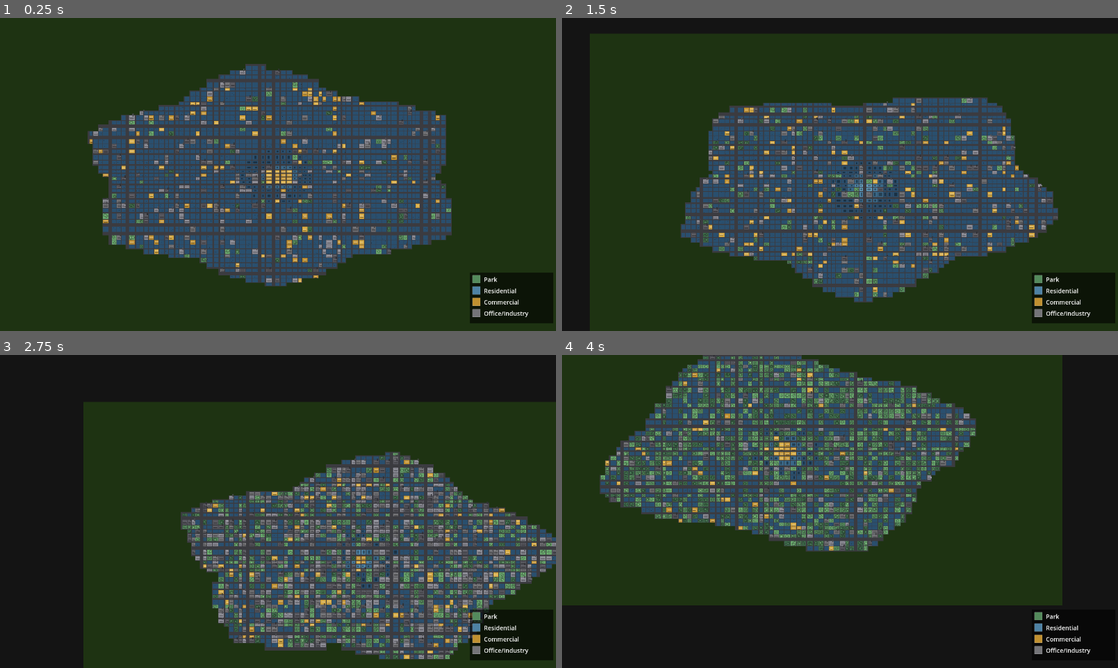
Above: before the commit, frames 1-4 (two rows, left to right).
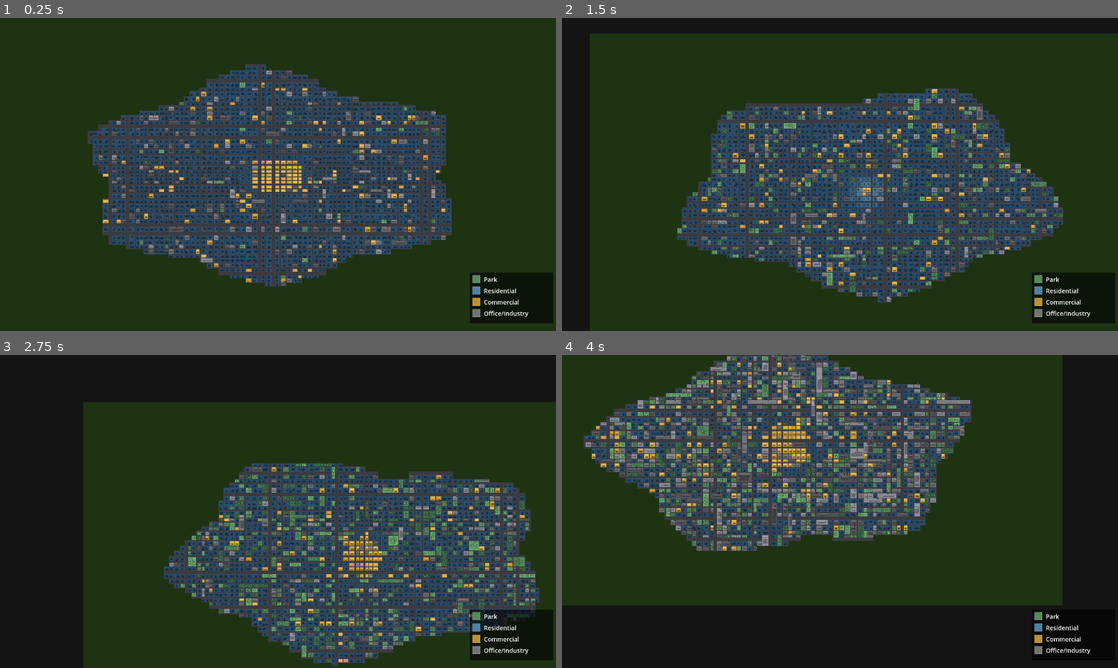
Above: after the commit, the same moments.

Repository: estebanm123/transit
Game: Godot game, scene res://city_map.tscn
The game is run twice, just before and just after one commit, with the same random seed, the same clock (stepped at 60 frames per second) and the same inputs.
Inputs (mouse positions are in pixels of both pictures, inside the frame that each line leads up to):
- Up to frame 1 (0.25 s): no input
- Up to frame 2 (1.5 s): tap Enter at 0.5 s; move the mouse to (962, 158) at 0.52 s; tap R at 0.6 s; click (962, 158) at 0.67 s; tap Space at 1.25 s; drag from (728, 190) to (812, 237) at 1.27 s
- Up to frame 3 (2.75 s): tap Enter at 2 s; move the mouse to (333, 442) at 2.02 s; tap R at 2.1 s; click (333, 442) at 2.17 s
- Up to frame 4 (4 s): tap Space at 2.75 s; drag from (812, 574) to (673, 464) at 2.77 s; tap Enter at 3.5 s; move the mouse to (1006, 558) at 3.52 s; tap R at 3.6 s; click (1006, 558) at 3.67 s

The runs differ from the first frame. In frame 1, 11% of the frame differs, in the area x 16-82%, y 15-86%; in frame 2, 23%; in frame 3, 28%, in the area x 29-100%, y 30-100%; in frame 4, 26%.

Commit message:
Make layout more dynamic

Diff:
--- a/city_map.gd
+++ b/city_map.gd
@@ -55,6 +55,8 @@
 var _zones: Array
 var _colors: Array
 var _details: Array
+var _parcelOwner: Array = []
+var _parcelExtent: Array = []
 var _font: Font
 
 var _numArms: int = 0
@@ -198,6 +200,15 @@
     return Rect2(_colX[col], _rowY[row], colWidths[col], rowHeights[row])
 
 
+func _mergedBlockRect(col: int, row: int) -> Rect2:
+    var ext: Vector2i = _parcelExtent[row][col]
+    var x: float = _colX[col]
+    var y: float = _rowY[row]
+    var w: float = _colX[ext.x] + colWidths[ext.x] - x
+    var h: float = _rowY[ext.y] + rowHeights[ext.y] - y
+    return Rect2(x, y, w, h)
+
+
 func _isInsideCity(col: int, row: int) -> bool:
     var cx: float = (Cols - 1) / 2.0
     var cy: float = (Rows - 1) / 2.0
@@ -223,15 +234,15 @@
     _colors = []
     _details = []
 
-    var cityParkRatio: float = rng.randf_range(0.0, 0.50)
+    var cityParkRatio: float = rng.randf_range(0.0, 0.30)
     var cityIndRatio: float = rng.randf_range(0.0, 0.50)
-    var comCore: float = rng.randf_range(0.4, 2.4)
-    var comFringe: float = comCore + rng.randf_range(0.4, 2.0)
+    var comCore: float = rng.randf_range(1.0, 5.0)
+    var comFringe: float = comCore + rng.randf_range(0.6, 3.0)
+    var cbdOfficeRatio: float = rng.randf_range(0.05, 0.50)
 
     for row in Rows:
         var zr: Array = []
         var cr: Array = []
-        var dr: Array = []
         for col in Cols:
             var dx: float = col - cx
             var dy: float = row - cy
@@ -242,7 +253,10 @@
             if not _isInsideCity(col, row):
                 z = Zone.Empty
             elif d < comCore:
-                z = Zone.Commercial
+                if rng.randf() < cbdOfficeRatio:
+                    z = Zone.OfficeIndustry
+                else:
+                    z = Zone.Commercial
             elif d < comFringe:
                 if rng.randf() < 0.07:
                     z = Zone.Commercial
@@ -277,15 +291,69 @@
 
             zr.append(z)
             cr.append(c)
-            dr.append(_genDetails(z, c, col, row, d))
-
         _zones.append(zr)
         _colors.append(cr)
+
+    _parcelOwner = []
+    _parcelExtent = []
+    for row in Rows:
+        var po: Array = []
+        var pe: Array = []
+        for col in Cols:
+            po.append(Vector2i(col, row))
+            pe.append(Vector2i(col, row))
+        _parcelOwner.append(po)
+        _parcelExtent.append(pe)
+
+    for row in Rows:
+        for col in Cols:
+            if _parcelOwner[row][col] != Vector2i(col, row):
+                continue
+            var z: Zone = _zones[row][col]
+            if z != Zone.Park and z != Zone.OfficeIndustry:
+                continue
+            if rng.randf() > 0.55:
+                continue
+            var mergeLimit: int = 80 if z == Zone.Park else 8
+            var maxC: int = col
+            while maxC + 1 < Cols and maxC - col < mergeLimit \
+                    and _zones[row][maxC + 1] == z \
+                    and _parcelOwner[row][maxC + 1] == Vector2i(maxC + 1, row):
+                maxC += 1
+            var maxR: int = row
+            while maxR + 1 < Rows and maxR - row < mergeLimit:
+                var ok: bool = true
+                for c in range(col, maxC + 1):
+                    if _zones[maxR + 1][c] != z \
+                            or _parcelOwner[maxR + 1][c] != Vector2i(c, maxR + 1):
+                        ok = false
+                        break
+                if not ok:
+                    break
+                maxR += 1
+            if maxC == col and maxR == row:
+                continue
+            for r in range(row, maxR + 1):
+                for c in range(col, maxC + 1):
+                    _parcelOwner[r][c] = Vector2i(col, row)
+            _parcelExtent[row][col] = Vector2i(maxC, maxR)
+
+    for row in Rows:
+        var dr: Array = []
+        for col in Cols:
+            if _parcelOwner[row][col] != Vector2i(col, row):
+                dr.append({})
+                continue
+            var dx: float = col - cx
+            var dy: float = row - cy
+            var d: float = sqrt(dx * dx + dy * dy)
+            var z: Zone = _zones[row][col]
+            var isOffice: bool = (z == Zone.OfficeIndustry and d < comCore)
+            dr.append(_genDetails(z, _colors[row][col], _mergedBlockRect(col, row), d, isOffice))
         _details.append(dr)
 
 
-func _genDetails(z: Zone, _c: Color, col: int, row: int, dist: float = 0.0) -> Dictionary:
-    var rect: Rect2 = _blockRect(col, row)
+func _genDetails(z: Zone, _c: Color, rect: Rect2, dist: float = 0.0, isOffice: bool = false) -> Dictionary:
     var tileScale: float = sqrt(rect.get_area()) / 7.5
     var d: Dictionary = {}
 
@@ -323,8 +391,8 @@
             var blds: Array = []
             if floors == 1:
                 for _i in rng.randi_range(max(1, int(1.0 * tileScale)), max(1, int(3.0 * tileScale))):
-                    var bw2: float = rng.randf_range(0.5, max(0.5, min(0.9, rect.size.x * 0.028)))
-                    var bh2: float = rng.randf_range(0.6, max(0.6, min(1.0, rect.size.y * 0.028)))
+                    var bw2: float = rng.randf_range(5.0, max(5.0, min(9.0, rect.size.x * 0.28)))
+                    var bh2: float = rng.randf_range(6.0, max(6.0, min(10.0, rect.size.y * 0.28)))
                     blds.append(Rect2(
                         rect.position.x + rng.randf_range(0.5, max(0.5, rect.size.x - bw2 - 0.5)),
                         rect.position.y + rng.randf_range(0.5, max(0.5, rect.size.y - bh2 - 0.5)),
@@ -340,10 +408,18 @@
             d["blds"] = blds
 
         Zone.Commercial:
+            var floors: int
+            if dist < 2.0:
+                floors = rng.randi_range(14, 22)
+            elif dist < 4.0:
+                floors = rng.randi_range(6, 14)
+            else:
+                floors = rng.randi_range(2, 5)
+            d["floors"] = floors
             var blds: Array = []
             for _i in rng.randi_range(max(1, int(1.0 * tileScale)), max(1, int(2.0 * tileScale))):
-                var bw2: float = rng.randf_range(9.0, min(20.0, rect.size.x * 0.55))
-                var bh2: float = rng.randf_range(5.5, min(13.0, rect.size.y * 0.40))
+                var bw2: float = rng.randf_range(6.0, min(18.0, rect.size.x * 0.55))
+                var bh2: float = min(float(floors) * 2.8 + 4.0, rect.size.y - 3.0)
                 blds.append(Rect2(
                     rect.position.x + rng.randf_range(1.5, max(1.5, rect.size.x - bw2 - 1.5)),
                     rect.position.y + rng.randf_range(1.5, max(1.5, rect.size.y - bh2 - 1.5)),
@@ -361,7 +437,7 @@
                     rect.position.y + rng.randf_range(1.5, max(1.5, rect.size.y - bh2 - 1.5)),
                     bw2, bh2)
                 blds.append(br)
-                if rng.randf() < 0.40:
+                if not isOffice and rng.randf() < 0.40:
                     stacks.append(Vector2(br.position.x + br.size.x * 0.72, br.position.y))
             var lines: Array = []
             for i in 3:
@@ -390,11 +466,14 @@
             var zone: Zone = _zones[row][col]
             if zone == Zone.Empty:
                 continue
-            var rect: Rect2 = _blockRect(col, row)
+            if _parcelOwner[row][col] != Vector2i(col, row):
+                continue
+            var ext: Vector2i = _parcelExtent[row][col]
+            var rect: Rect2 = _mergedBlockRect(col, row)
             var sl: float = streetW_v[col]
-            var sr: float = streetW_v[col + 1]
+            var sr: float = streetW_v[ext.x + 1]
             var st: float = streetW_h[row]
-            var sb: float = streetW_h[row + 1]
+            var sb: float = streetW_h[ext.y + 1]
             draw_rect(Rect2(rect.position.x - sl, rect.position.y - st,
                             rect.size.x + sl + sr, rect.size.y + st + sb), CStreet)
             var color: Color = _colors[row][col]
@@ -445,16 +524,27 @@
                             xi += 6.0
 
         Zone.Commercial:
+            var floors: int = det.get("floors", 3)
             for b: Rect2 in det.get("blds", []):
                 draw_rect(b, c.darkened(0.44))
                 draw_rect(Rect2(b.position.x, b.position.y, b.size.x, 4.0),
                           c.lightened(0.22))
-                var winY: float = b.position.y + 7.0
-                var winH: float = max(5.0, b.size.y - 11.0)
-                var xi: float = b.position.x + 3.0
-                while xi + 7.0 < b.end.x - 2.0:
-                    draw_rect(Rect2(xi, winY, 7.0, winH), c.lightened(0.38))
-                    xi += 11.0
+                if floors >= 5:
+                    var floorH: float = b.size.y / floors
+                    for f in floors:
+                        var fy: float = b.position.y + f * floorH + 1.0
+                        var winH: float = max(1.5, floorH - 3.0)
+                        var xi: float = b.position.x + 2.0
+                        while xi + 5.0 < b.end.x - 1.5:
+                            draw_rect(Rect2(xi, fy, 5.0, winH), c.lightened(0.38))
+                            xi += 8.0
+                else:
+                    var winY: float = b.position.y + 7.0
+                    var winH: float = max(5.0, b.size.y - 11.0)
+                    var xi: float = b.position.x + 3.0
+                    while xi + 7.0 < b.end.x - 2.0:
+                        draw_rect(Rect2(xi, winY, 7.0, winH), c.lightened(0.38))
+                        xi += 11.0
 
         Zone.OfficeIndustry:
             for b: Rect2 in det.get("blds", []):
